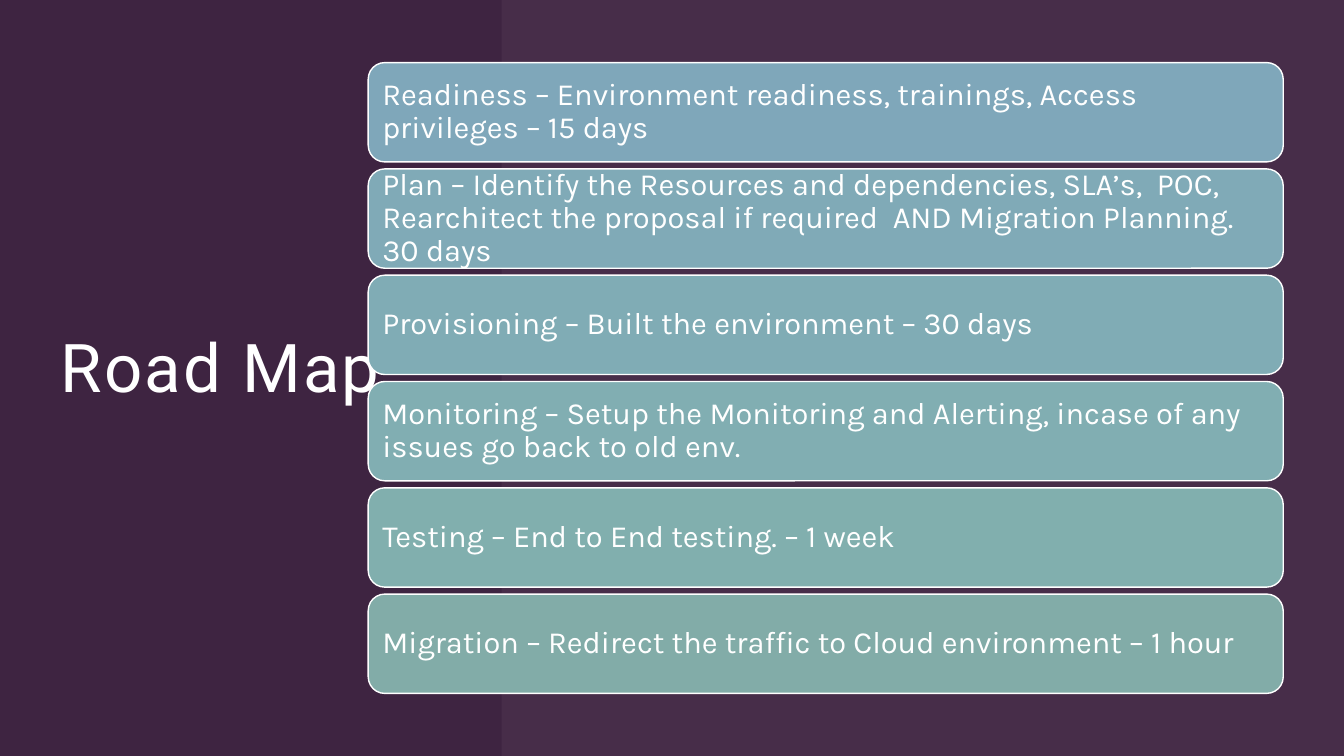
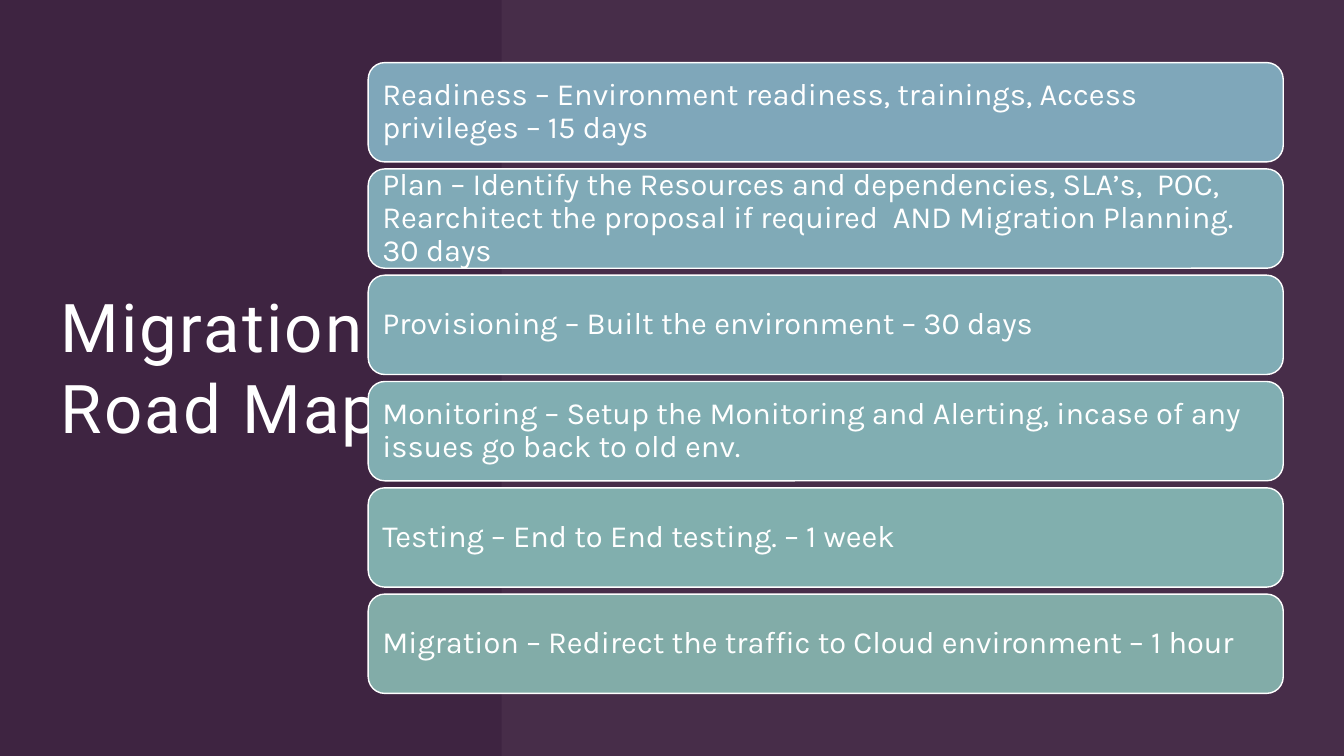
Before and after one commit to gvharikrishna/publicis, a slide deck: slide 8 of POC1/Azure Migration.pptx. Drawn at 1344x756 pixels with LibreOffice and Linux fonts; fonts in the diff are those of the drawing. Boxes give left, top, right and bottom in pixels: in the first picture for what was removed or moved away, otherwise in the second. Text is boxed around its words. In the diff, an @@ line names an element or a change of style, - is before the commit and + after.

```diff
--- a/POC1/Azure Migration.pptx
+++ b/POC1/Azure Migration.pptx
@@ title at <box>61,303,379,449</box>: text changed @@
-Road Map
+Migration
+Road Map
```
Also in this commit, not shown: 2 other slides changed, 1 slide added.
